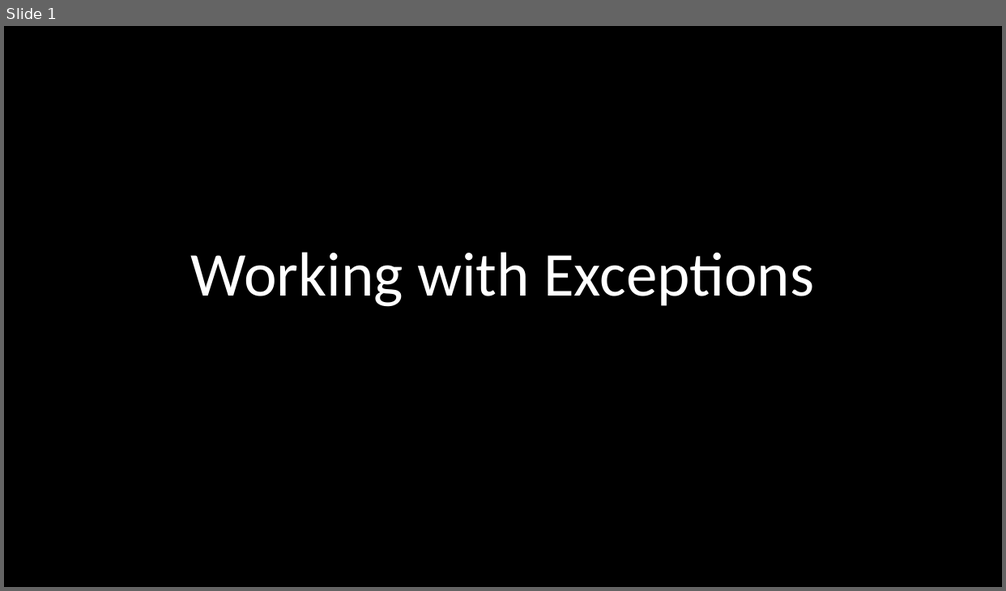
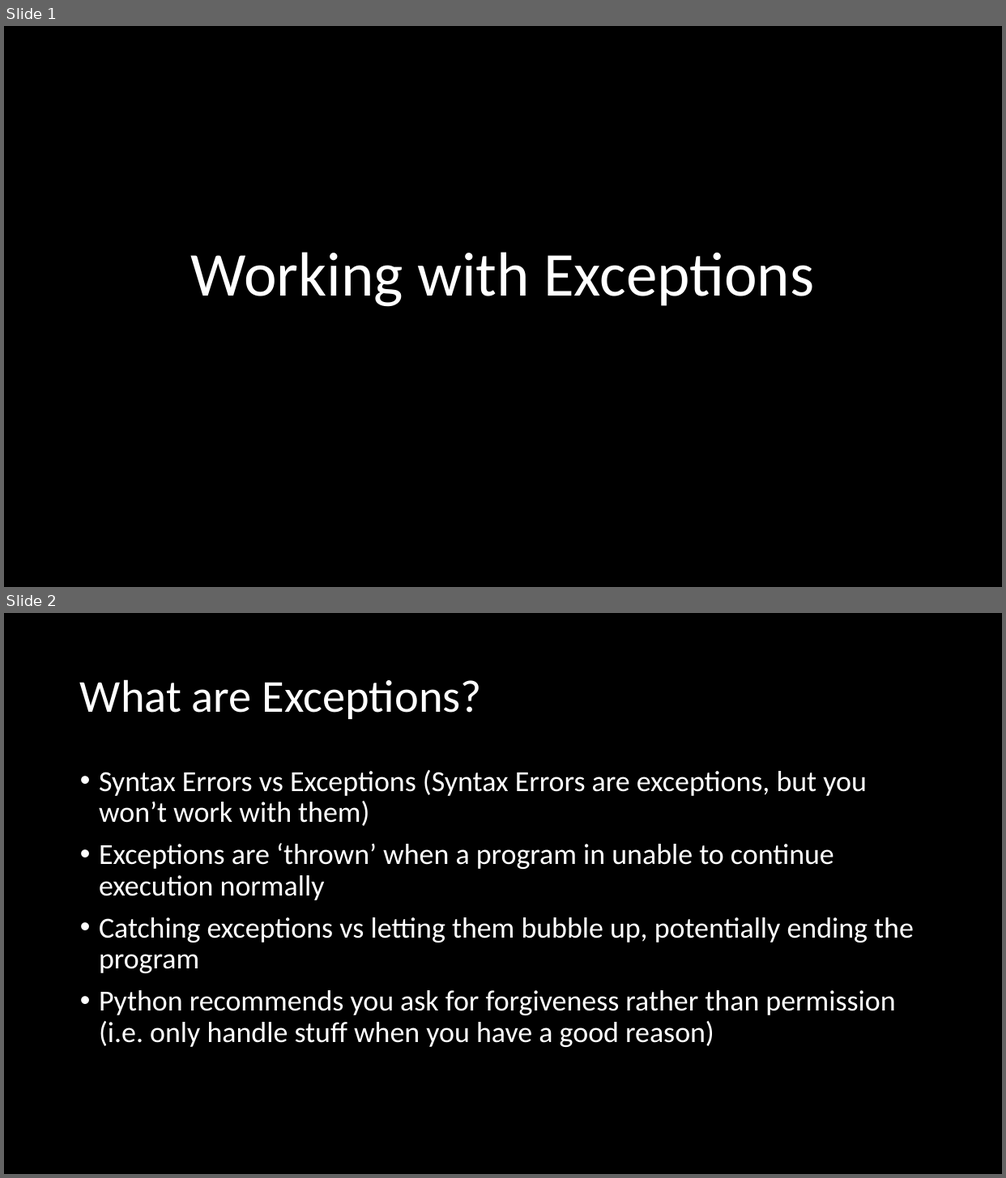
Before and after one commit to RobertKoehlmoos/intro-errors-exceptions, a slide deck: Exceptions_in_python.pptx. Shown one above the other, each under a label of ours: slide 1 before the commit, slides 1 and 2 after it. The pictures are 1006x591 and 1006x1178 pixels, drawn with LibreOffice and Linux fonts; fonts in the diff are those of the drawing. Boxes give left, top, right and bottom in pixels: in the first picture for what was removed or moved away, otherwise in the second. Text is boxed around its words. In the diff, an @@ line names an element or a change of style, - is before the commit and + after.

```diff
--- a/Exceptions_in_python.pptx
+++ b/Exceptions_in_python.pptx
@@ slide 2 added at [4,613,1002,1174], background #000000 @@
@@ title added at [80,679,482,719], 44 pt, text #FFFFFF @@
+What are Exceptions?
@@ text added at [99,770,914,1047], 28 pt, text #FFFFFF @@
+• Syntax Errors vs Exceptions (Syntax Errors are exceptions, but you won’t work with them)
+• Exceptions are ‘thrown’ when a program in unable to continue execution normally
+• Catching exceptions vs letting them bubble up, potentially ending the program
+• Python recommends you ask for forgiveness rather than permission (i.e. only handle stuff when you have a good reason)
```
Also in this commit, not shown: 7 other slides added, 3 other files.
